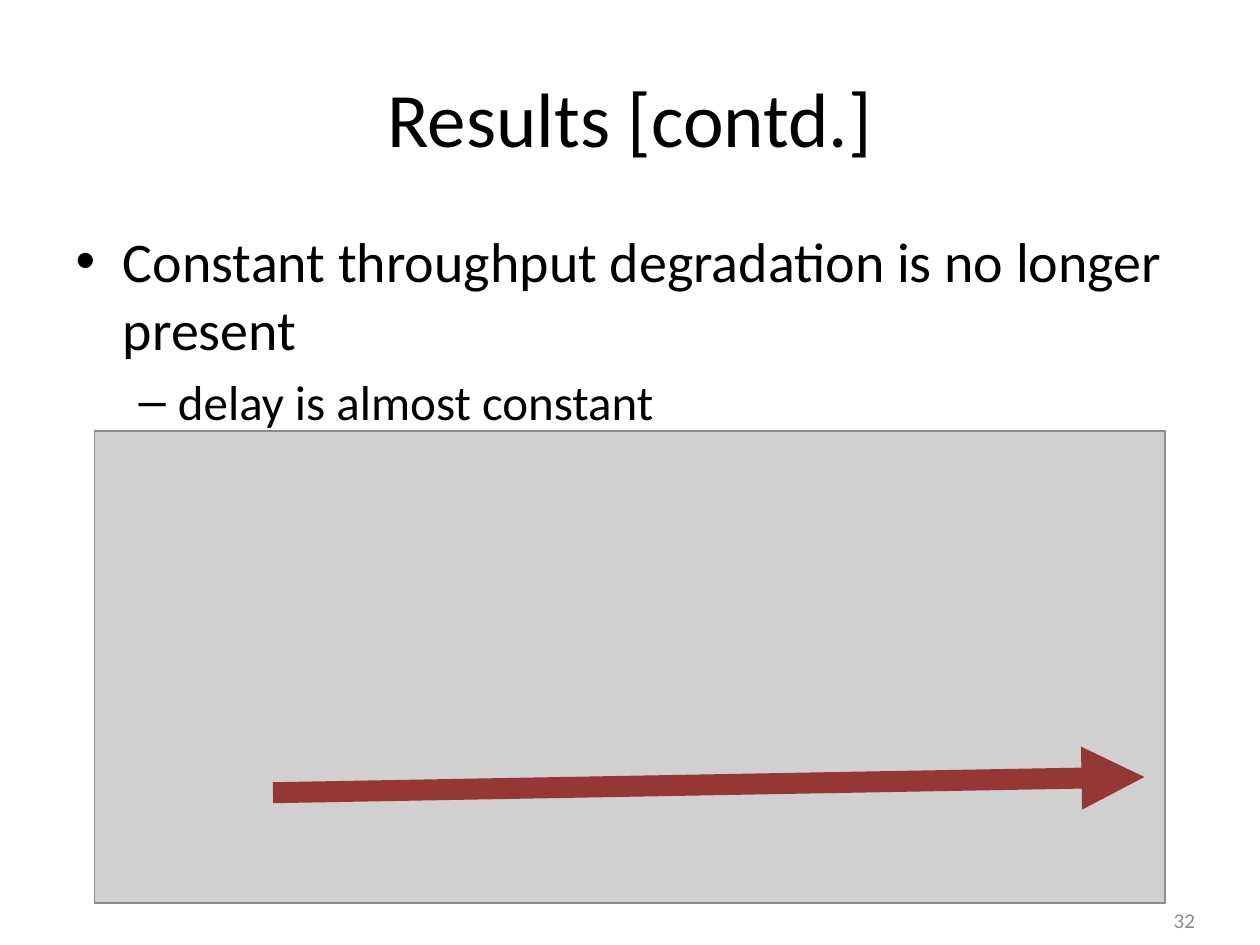
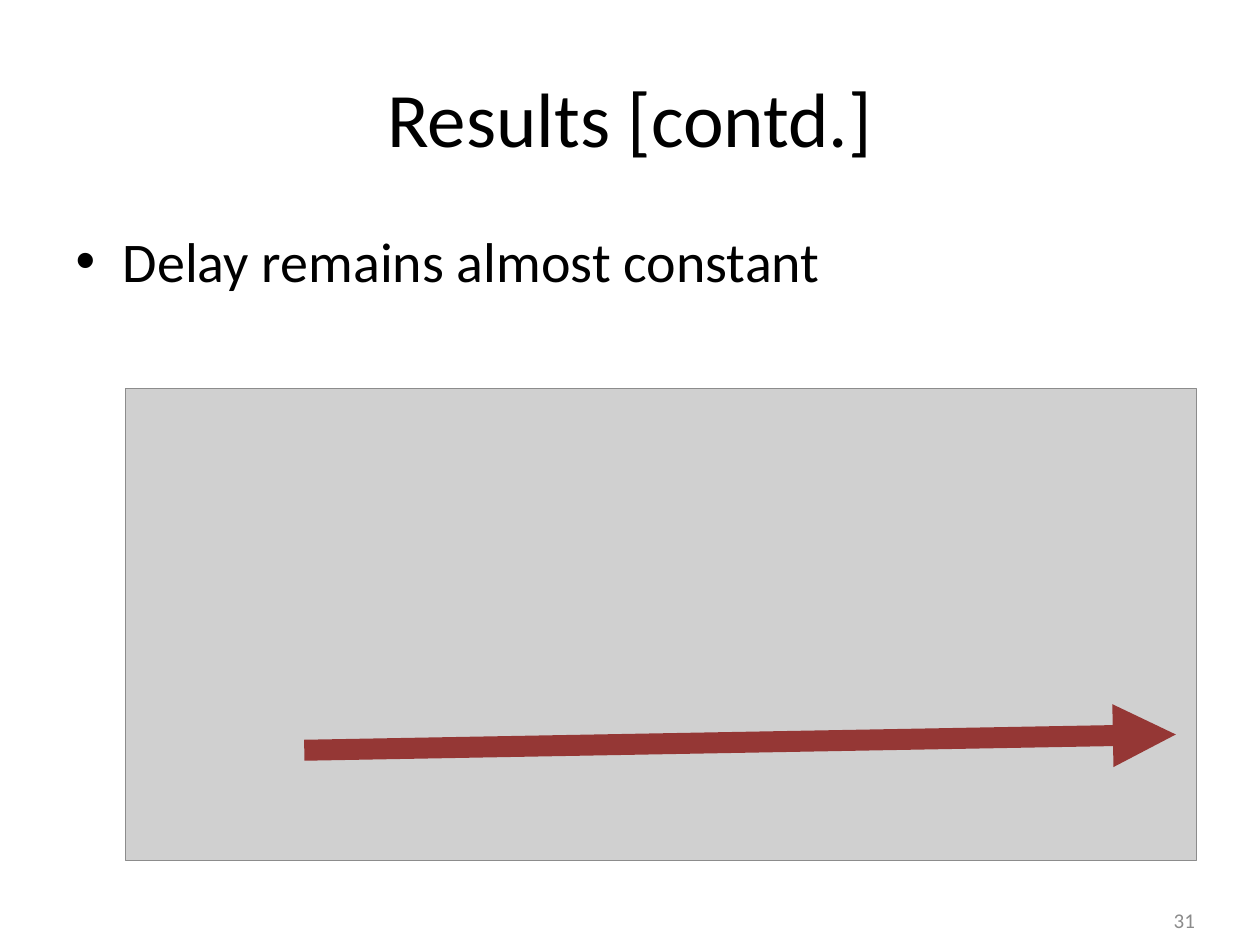
Before and after one commit to takhandipu/MSThesisPresentation, a slide deck: slide 31 of draft.pptx (slide 32 before the commit). Drawn at 1260x945 pixels with LibreOffice and Linux fonts; fonts in the diff are those of the drawing; grey boxes stand for pictures. Boxes give left, top, right and bottom in pixels: in the first picture for what was removed or moved away, otherwise in the second. Text is boxed around its words. In the diff, an @@ line names an element or a change of style, - is before the commit and + after.

```diff
--- a/draft.pptx
+++ b/draft.pptx
@@ text at box(123, 243, 820, 291): text changed @@
-• Constant throughput degradation is no longer present
-  – delay is almost constant
+• Delay remains almost constant
@@ picture: place and size @@
-picture at box(94, 431, 1166, 903)
+picture at box(126, 388, 1197, 861)
@@ arrow moved from (273, 793) - (1144, 777) to (305, 750) - (1176, 735) @@
@@ page number at box(1174, 914, 1195, 928): text changed @@
-32
+31
```
Also in this commit, not shown: 23 other slides changed, 1 slide added, 1 slide removed, 1 other file.
